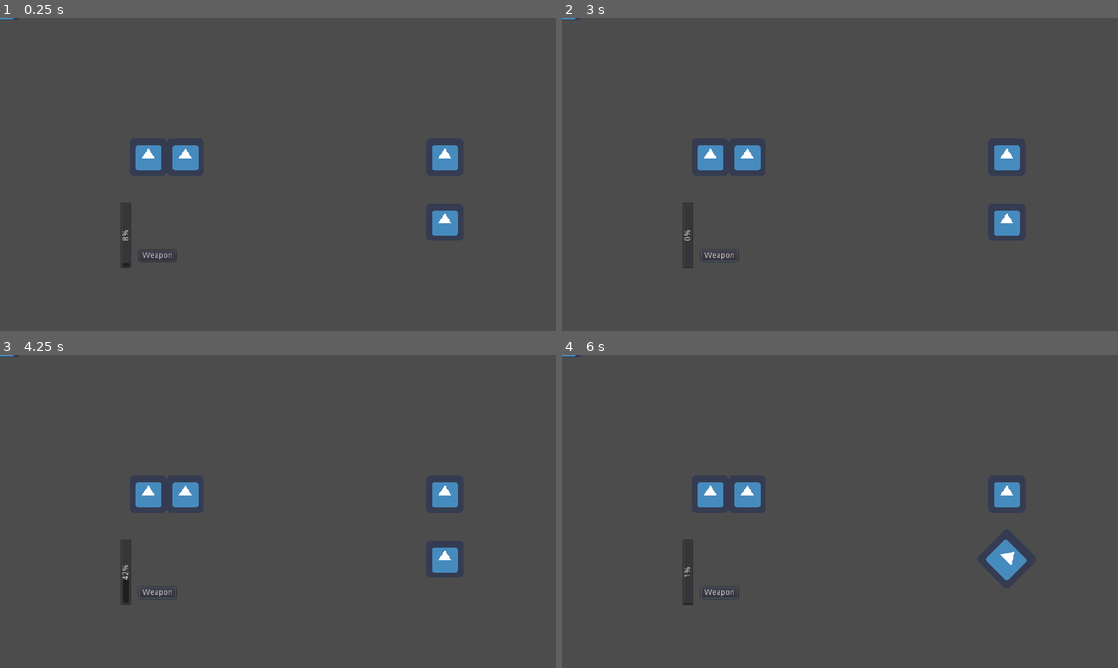
Above: before the commit, frames 1-4 (two rows, left to right).
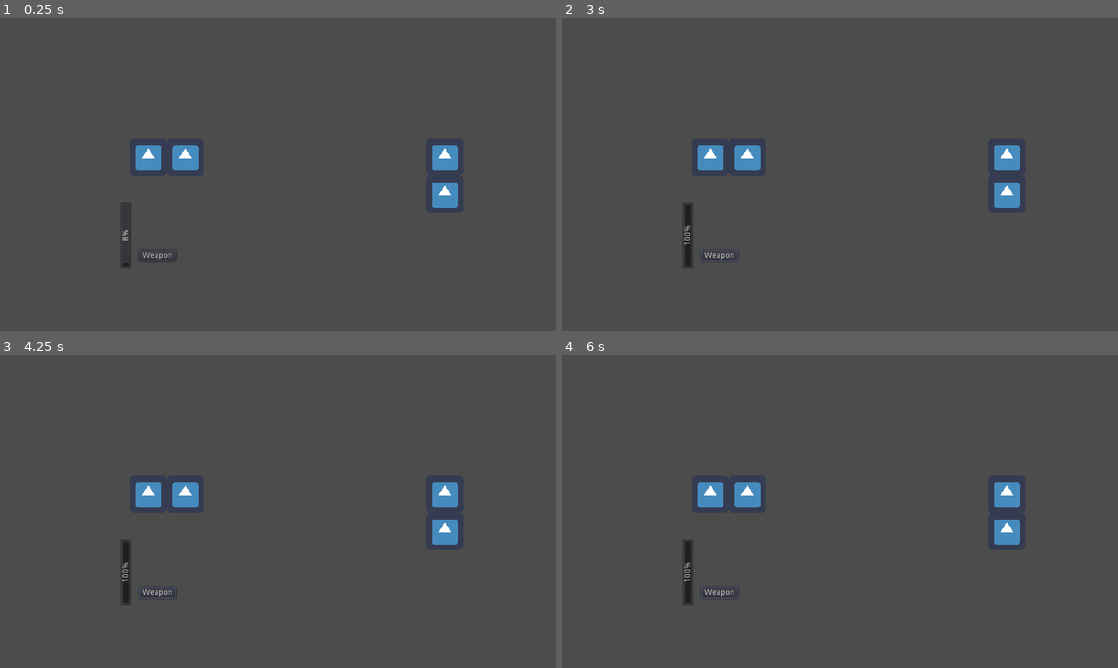
Above: after the commit, the same moments.

Repository: Jev-git/Godot-FTL-Clone
Game: Godot game, scene res://Scenes/CombatScene.tscn
Same seed, same stepped clock (60 frames per second), same inputs: the game is played once before the commit and once after it. The engine's default icon, where the game draws it, is replaced by a stand-in: a white triangle on a blue panel in a dark square.
Inputs (mouse positions are in pixels of both pictures, inside the frame that each line leads up to):
- Up to frame 1 (0.25 s): no input
- Up to frame 2 (3 s): click "Weapon" at 0.5 s; click "Weapon" at 1.25 s; click "Weapon" at 2 s; tap Enter at 2.75 s; move the mouse to (962, 158) at 2.77 s; click (962, 158) at 2.92 s
- Up to frame 3 (4.25 s): tap Space at 3.5 s; move the mouse to (166, 527) at 3.52 s; click (166, 527) at 3.67 s
- Up to frame 4 (6 s): tap Enter at 4.25, 5.75 s; move the mouse to (895, 442) at 4.27 s; click (895, 442) at 4.42 s; tap Space at 5 s; move the mouse to (812, 574) at 5.02 s; click (812, 574) at 5.17 s; move the mouse to (1006, 558) at 5.77 s; click (1006, 558) at 5.92 s

The runs differ from the first frame. In frame 1, 0.7% of the frame differs, in the area x 0-83%, y 0-70%; in frame 2, 0.9%; in frame 3, 0.8%; in frame 4, 1.0%, in the area x 0-84%, y 0-80%.

Commit message:
+ Able to charge weapon and shoot at enemy ship

Diff:
--- a/Scenes/Bullet.tscn
+++ b/Scenes/Bullet.tscn
@@ -1,17 +1,12 @@
-[gd_scene load_steps=4 format=2]
+[gd_scene load_steps=3 format=2]
 
 [ext_resource path="res://Assets/Sprites/icon.png" type="Texture" id=1]
 [ext_resource path="res://Scripts/Bullet.gd" type="Script" id=2]
 
-[sub_resource type="RectangleShape2D" id=1]
-extents = Vector2( 32, 5 )
-
-[node name="Bullet" type="Area2D"]
+[node name="Bullet" type="Node2D"]
 script = ExtResource( 2 )
+m_fMinDistance = 20.0
 
 [node name="Sprite" type="Sprite" parent="."]
 scale = Vector2( 1.00396, 0.114058 )
 texture = ExtResource( 1 )
-
-[node name="CollisionShape2D" type="CollisionShape2D" parent="."]
-shape = SubResource( 1 )
--- a/Scenes/CombatScene.tscn
+++ b/Scenes/CombatScene.tscn
@@ -7,7 +7,9 @@
 
 [node name="CombatScene" type="Node2D"]
 
-[node name="MyShip" type="Node2D" parent="."]
+[node name="MyShip" type="Node2D" parent="." groups=[
+"MyShip",
+]]
 position = Vector2( 320, 240 )
 
 [node name="WeaponRoom" type="Node2D" parent="MyShip"]
@@ -21,7 +23,9 @@
 [node name="Sprite" type="Sprite" parent="MyShip/ShieldRoom"]
 texture = ExtResource( 1 )
 
-[node name="EnemyShip" type="Node2D" parent="."]
+[node name="EnemyShip" type="Node2D" parent="." groups=[
+"EnemyShip",
+]]
 position = Vector2( 768, 240 )
 
 [node name="WeaponRoom" type="Node2D" parent="EnemyShip"]
@@ -38,7 +42,7 @@
 }
 
 [node name="ShieldRoom" type="Node2D" parent="EnemyShip"]
-position = Vector2( 0, 112 )
+position = Vector2( 0, 64 )
 script = ExtResource( 4 )
 
 [node name="TextureRect" type="TextureRect" parent="EnemyShip/ShieldRoom"]
@@ -76,5 +80,3 @@
 __meta__ = {
 "_edit_use_anchors_": false
 }
-
-[node name="Bullet" parent="." instance=ExtResource( 3 )]
--- a/Scripts/Bullet.gd
+++ b/Scripts/Bullet.gd
@@ -1 +1,20 @@
-extends Area2D
+extends Node2D
+
+export var m_fSpeed: float = 10.0
+export var m_fMinDistance: float = 1.0
+var m_vTargetPos: Vector2
+var m_nTargetRoom: Node2D
+
+func _process(delta):
+	if !m_nTargetRoom:
+		return
+	if global_position.distance_to(m_vTargetPos) <= m_fMinDistance:
+		m_nTargetRoom.on_hit(self)
+		queue_free()
+	else:
+		global_position += delta * (m_vTargetPos - global_position) * m_fSpeed
+
+func set_target_room(_nTargetRoom: Node2D):
+	m_nTargetRoom = _nTargetRoom
+	m_vTargetPos = m_nTargetRoom.global_position
+	rotate(global_position.angle_to_point(m_vTargetPos))
--- a/Scripts/EnemyRoom.gd
+++ b/Scripts/EnemyRoom.gd
@@ -18,7 +18,7 @@
 		return
 	if m_bIsSelected:
 		return
-	self.set_scale(Vector2(1.2, 1.2))
+	set_scale(Vector2(1.2, 1.2))
 
 func on_mouse_exited():
 	m_bIsMouseOver = false
@@ -26,24 +26,24 @@
 		return
 	if !m_nWeaponButton.is_selecting_target():
 		return
-	self.set_scale(Vector2(1, 1))
+	set_scale(Vector2(1, 1))
 
 func _input(event):
-	if self.m_bIsSelected:
+	if m_bIsSelected:
 		return
 	if event is InputEventMouseButton:
 		if event.is_pressed() and m_bIsMouseOver:
 			for nRoom in get_parent().get_children():
-				nRoom.toggle_room_select(nRoom.name == self.name)
+				nRoom.toggle_room_select(nRoom.name == name)
 
 func toggle_room_select(_bIsSelected: bool):
 	if _bIsSelected:
-		self.m_bIsSelected = true
-		self.set_scale(Vector2(1.2, 1.2))
-		self.rotate(deg2rad(45))
-		self.emit_signal("mouse_click", self)
+		m_bIsSelected = true
+		set_scale(Vector2(1.2, 1.2))
+		emit_signal("mouse_click", self)
 	else:
-		if self.m_bIsSelected:
-			self.rotate(deg2rad(-45))
-		self.set_scale(Vector2(1, 1))
-		self.m_bIsSelected = false
+		set_scale(Vector2(1, 1))
+		m_bIsSelected = false
+
+func on_hit(_nBulletType: Node2D):
+	print("%s is hit by %s" % [name, _nBulletType.name])
--- a/Scripts/WeaponButton.gd
+++ b/Scripts/WeaponButton.gd
@@ -1,24 +1,28 @@
 extends Node2D
 
 enum STATE {DEFAULT, SELECTING_TARGET, TARGET_SELECTED}
-
-var m_nWeaponRoom
-var m_nTargetRoom
 
 export var m_psBullet: PackedScene
 export var m_fShootTimeMax: float
 onready var m_iState: int = STATE.DEFAULT
 onready var m_nProgressBar: ProgressBar = $ProgressBar
+onready var m_nWeaponRoom = (get_tree().get_nodes_in_group("MyShip")[0]).find_node("WeaponRoom")
+var m_nTargetRoom
 
 func _ready():
 	$Button.connect("pressed", self, "on_button_pressed")
-	for nEnemyRoom in $"../../EnemyShip".get_children():
+	for nEnemyRoom in (get_tree().get_nodes_in_group("EnemyShip")[0]).get_children():
 		nEnemyRoom.connect("mouse_click", self, "mouse_click_on_enemy_room")
 
 func _process(delta):
 	m_nProgressBar.value += delta * 100 / m_fShootTimeMax
-	if m_nProgressBar.value == 100:
-		# shoot bullet here
+	if m_nProgressBar.value == 100 and m_iState == STATE.TARGET_SELECTED:
+		# Instancing Bullet
+		var nBullet = m_psBullet.instance()
+		get_tree().root.add_child(nBullet)
+		nBullet.global_position = m_nWeaponRoom.global_position
+		nBullet.set_target_room(m_nTargetRoom)
+
 		m_nProgressBar.value = 0
 
 func on_button_pressed():
Not shown, changed: readme.md
